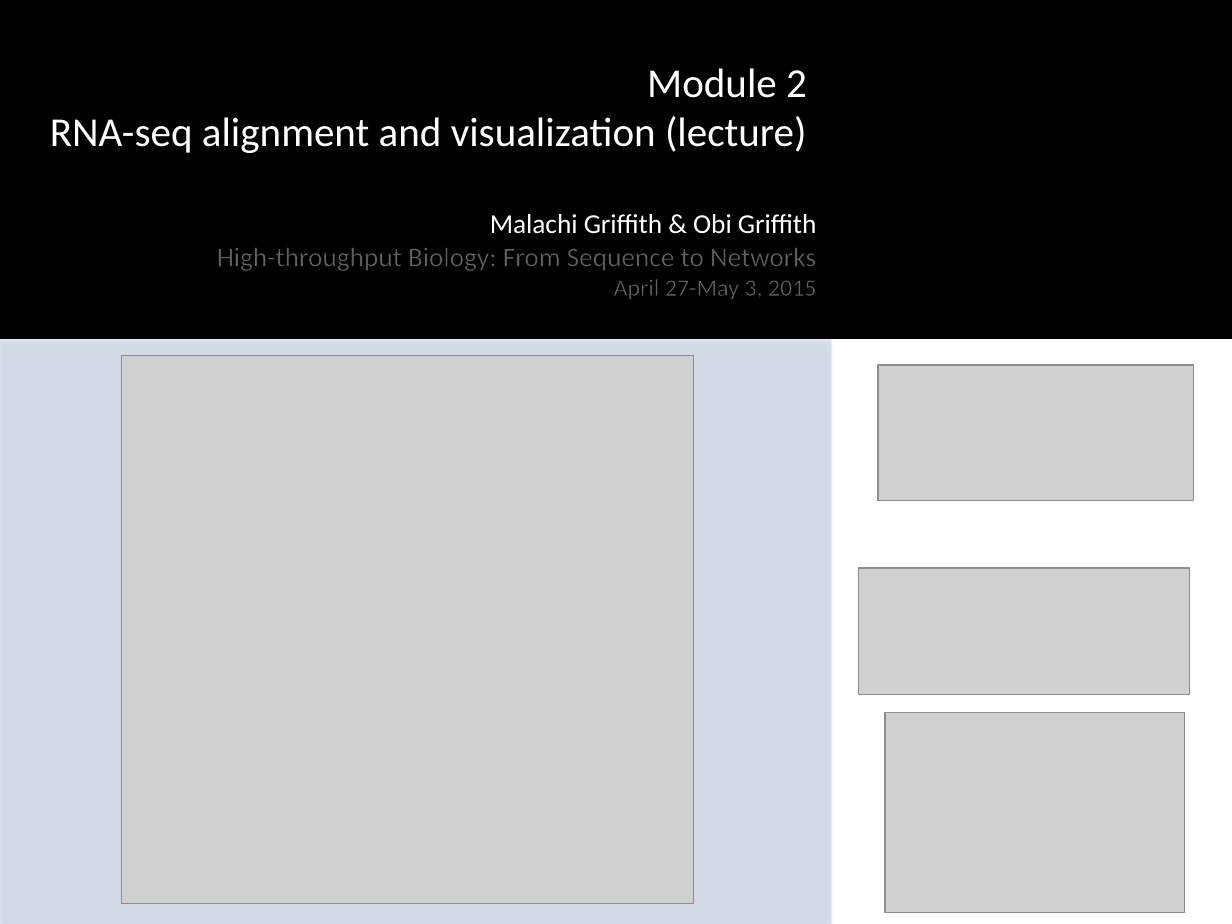
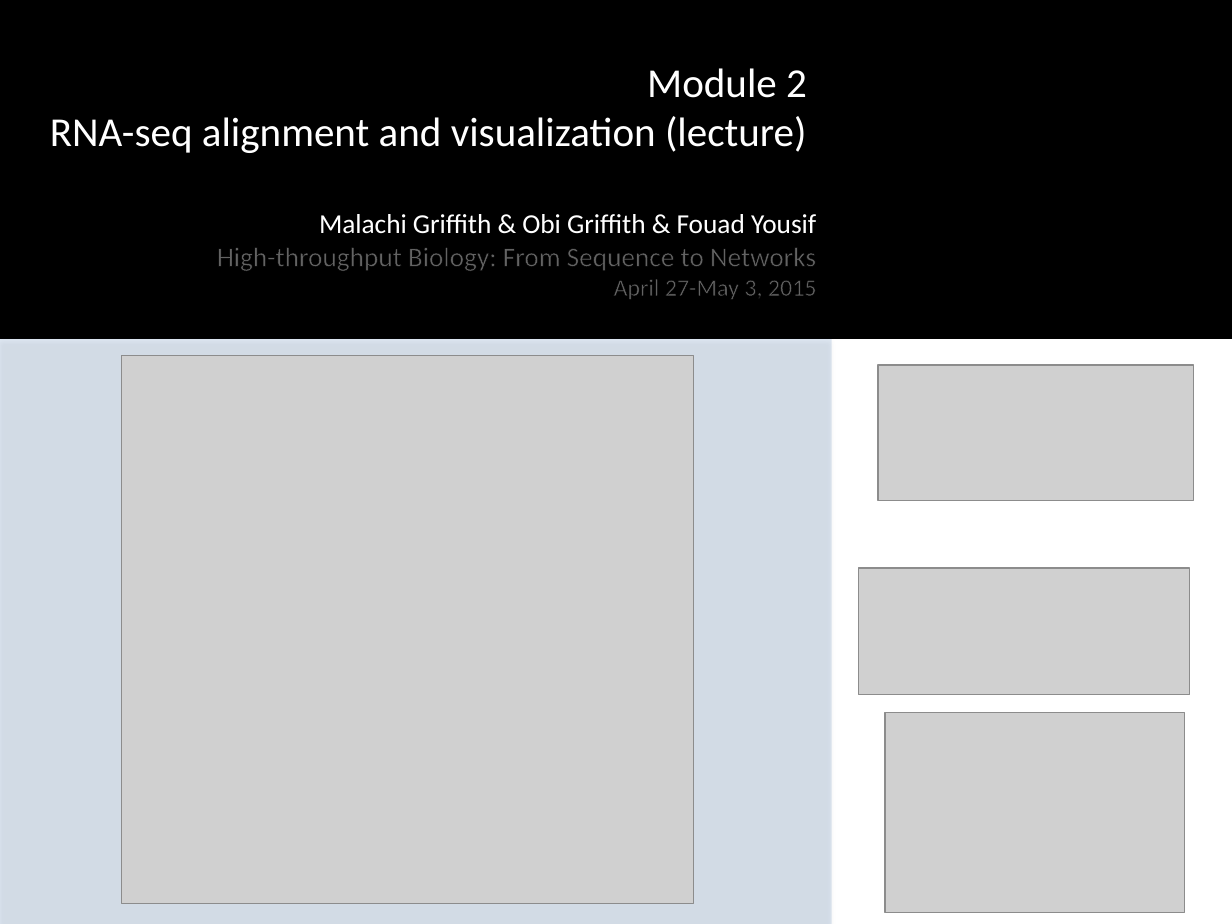
Before and after one commit to griffithlab/rnaseq_tutorial_wiki, a slide deck: slide 4 of LectureFiles/cbw-cshl-nygc/2015/RNASeq_Module2_Lecture.pptx. Drawn at 1232x924 pixels with LibreOffice and Linux fonts; fonts in the diff are those of the drawing; grey boxes stand for pictures. Boxes give left, top, right and bottom in pixels: in the first picture for what was removed or moved away, otherwise in the second. Text is boxed around its words. In the diff, an @@ line names an element or a change of style, - is before the commit and + after.

Commit message:
updated lecture 2

```diff
--- a/LectureFiles/cbw-cshl-nygc/2015/RNASeq_Module2_Lecture.pptx
+++ b/LectureFiles/cbw-cshl-nygc/2015/RNASeq_Module2_Lecture.pptx
@@ text at (319, 214, 816, 234): text changed @@
-Malachi Griffith & Obi Griffith
+Malachi Griffith & Obi Griffith & Fouad Yousif
```
Also in this commit, not shown: 1 other slide changed, 12 slides added.
